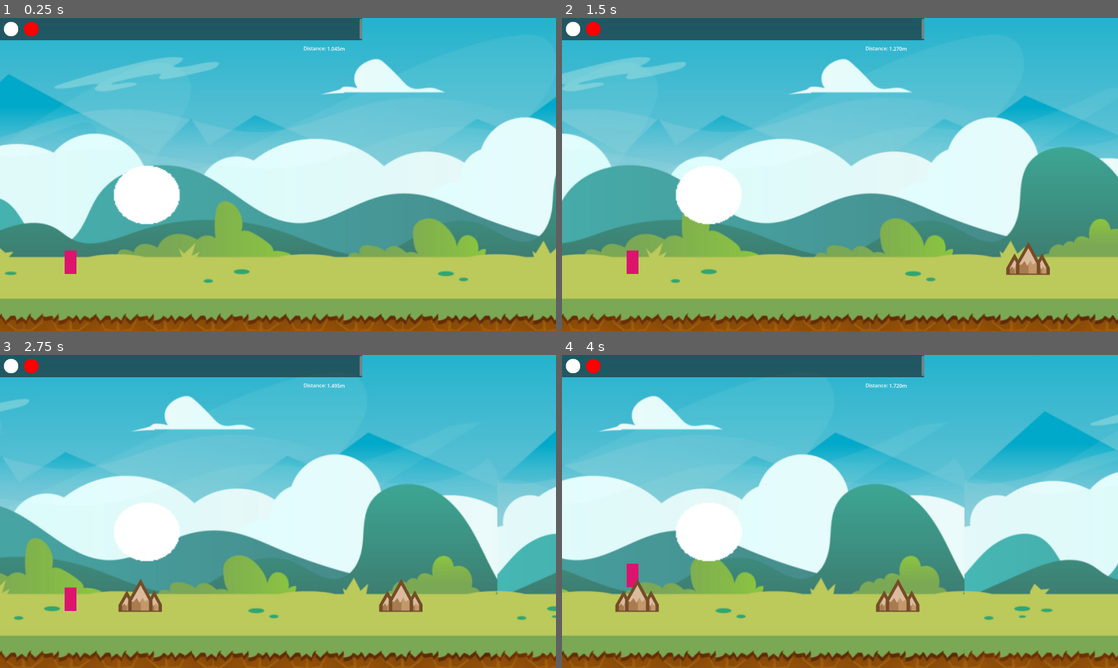
Above: before the commit, frames 1-4 (two rows, left to right).
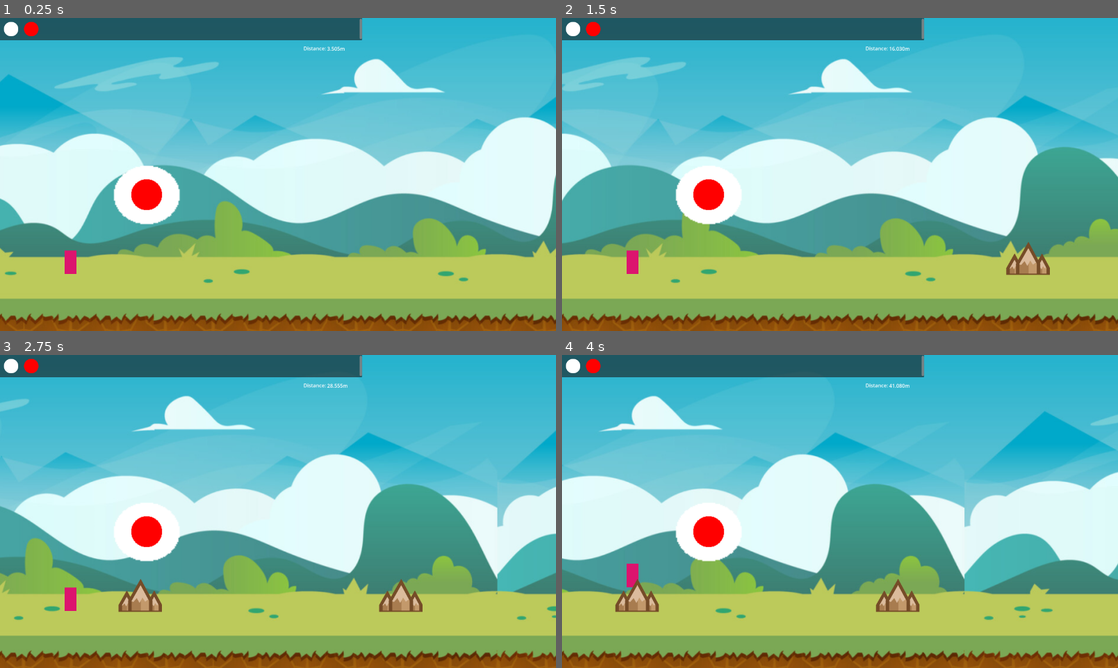
Above: after the commit, the same moments.

Repository: sarahletchford42/the-big-race
Game: Godot game, scene res://scenes/main_scene.tscn
Same seed, same stepped clock (60 frames per second), same inputs: the game is played once before the commit and once after it. The engine's default icon, where the game draws it, is replaced by a stand-in: a white triangle on a blue panel in a dark square.
Inputs:
- Up to frame 1 (0.25 s): no input
- Up to frame 2 (1.5 s): tap Enter (ui_accept) at 0.5, 0.77 s
- Up to frame 3 (2.75 s): tap Enter (ui_accept) at 1.52 s
- Up to frame 4 (4 s): tap Enter (ui_accept) at 3.02, 3.77 s

The runs differ from the first frame. In frame 1, 0.5% of the frame differs, in the area x 23-61%, y 9-62%; in frame 2, 0.5%; in frame 3, 0.5%; in frame 4, 0.5%, in the area x 23-63%, y 9-62%.

Commit message:
optimization
slight ui optimization

Diff:
--- a/scenes/UI/Distance_Value.gd
+++ b/scenes/UI/Distance_Value.gd
@@ -12,9 +12,8 @@
 
 
 func _process(delta):
-	for value in delta:
-		value = float((delta * (speed * 2)))
-		dist_add(value)
+	var value = float(delta / speed)
+	dist_add(value)
 
 func speed_up():
 	if speed < 0.99999:
--- a/scenes/UI/Food_Request.gd
+++ b/scenes/UI/Food_Request.gd
@@ -1,6 +1,9 @@
 extends TextureRect
 
-
+@onready var thought = get_tree().root.get_node("Main_Scene/Camera2D/Main_UI/CanvasLayer/Thought_Bubble")
+@onready var inv = get_tree().root.get_node("Main_Scene/Camera2D/Main_UI/CanvasLayer/Inventory")
+@onready var rand_item = randi_range(0, inv.get_item_count())
+@onready var display = inv.get_item_icon(rand_item)
 # Called when the node enters the scene tree for the first time.
 func _ready():
 	food()
@@ -11,10 +14,6 @@
 	pass
 
 func food():
+	thought.visible = true
 	self.visible = true
-	var thought = get_tree().root.get_node("Main_Scene/Camera2D/Main_UI/CanvasLayer/Thought_Bubble")
-	thought.visible = true
-	var inv = get_tree().root.get_node("Main_Scene/Camera2D/Main_UI/CanvasLayer/Inventory")
-	var rand_item = randi_range(0, inv.get_item_count())
-	var display = inv.get_item_icon(rand_item)
 	self.set_texture(display)
--- a/scenes/UI/Inventory.gd
+++ b/scenes/UI/Inventory.gd
@@ -1,7 +1,12 @@
 extends ItemList
 
+@onready var timer = get_tree().root.get_node("Main_Scene/Camera2D/Main_UI/CanvasLayer/Timer")
+@onready var thought = get_tree().root.get_node("Main_Scene/Camera2D/Main_UI/CanvasLayer/Thought_Bubble")
+@onready var food = get_tree().root.get_node("Main_Scene/Camera2D/Main_UI/CanvasLayer/Thought_Bubble/Food_Request")
+@onready var inv = get_tree().root.get_node("Main_Scene/Camera2D/Main_UI/CanvasLayer/Inventory")
+@onready var sp = get_tree().root.get_node("Main_Scene/Camera2D/Main_UI/CanvasLayer/Distance_Value")
 
-# Called when the node enters the scene tree for the first time.
+
 func _ready():
 	pass # Replace with function body.
 
@@ -11,9 +16,6 @@
 	pass
 
 func timer_start():
-	var timer = get_tree().root.get_node("Main_Scene/Camera2D/Main_UI/CanvasLayer/Timer")
-	var thought = get_tree().root.get_node("Main_Scene/Camera2D/Main_UI/CanvasLayer/Thought_Bubble")
-	var food = get_tree().root.get_node("Main_Scene/Camera2D/Main_UI/CanvasLayer/Thought_Bubble/Food_Request")
 	timer.start(randf_range(1, 3))
 	thought.visible = false
 	food.visible = false
@@ -21,9 +23,6 @@
 
 
 func _on_timer_timeout():
-	var food = get_tree().root.get_node("Main_Scene/Camera2D/Main_UI/CanvasLayer/Thought_Bubble/Food_Request")
-	var inv = get_tree().root.get_node("Main_Scene/Camera2D/Main_UI/CanvasLayer/Inventory")
-	var timer = get_tree().root.get_node("Main_Scene/Camera2D/Main_UI/CanvasLayer/Timer")
 	timer.stop()
 	food.food()
 	for i in range(inv.get_item_count()):
@@ -31,9 +30,6 @@
 
 
 func _on_item_selected(index):
-	var food = get_tree().root.get_node("Main_Scene/Camera2D/Main_UI/CanvasLayer/Thought_Bubble/Food_Request")
-	var sp = get_tree().root.get_node("Main_Scene/Camera2D/Main_UI/CanvasLayer/Distance_Value")
-	var inv = get_tree().root.get_node("Main_Scene/Camera2D/Main_UI/CanvasLayer/Inventory")
 	inv.deselect_all()
 	if inv.is_item_disabled(0) == false:
 		if food.get_texture() == self.get_item_icon(index):
